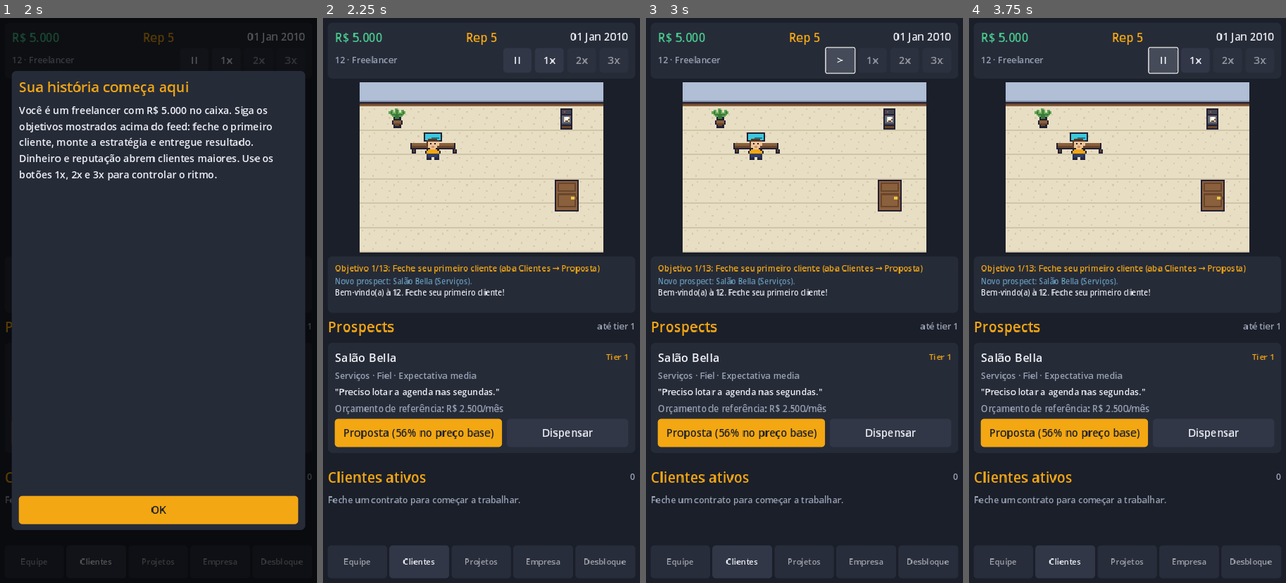
Above: before the commit, frames 1-4 (left to right).
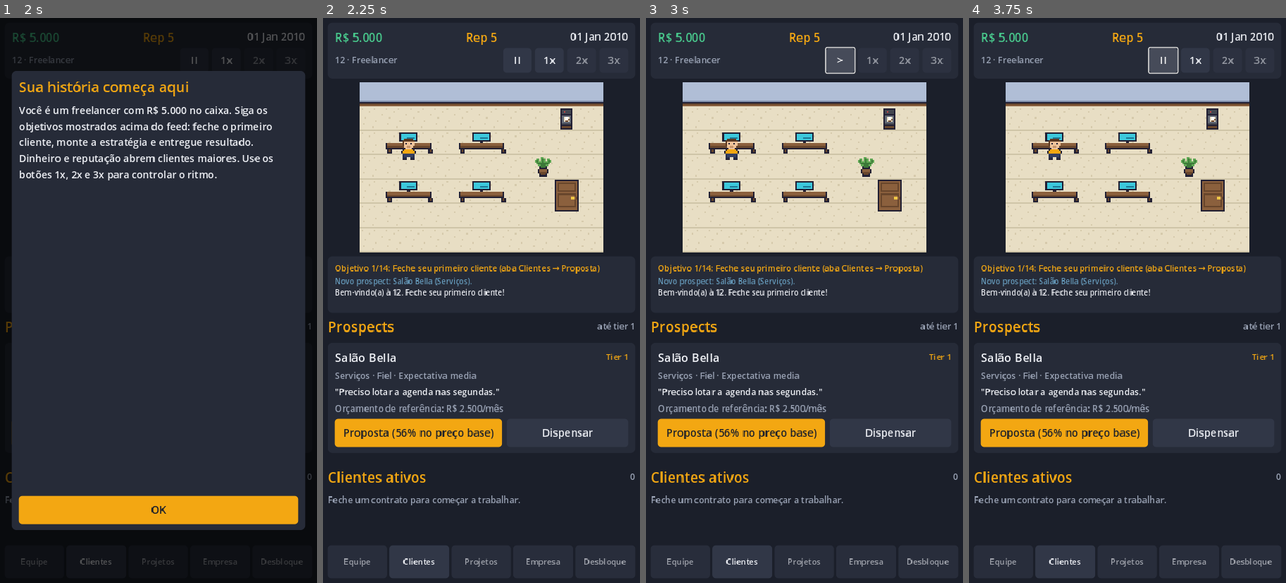
Above: after the commit, the same moments.

Repository: erikedusantanna/Growth-Story
Game: Godot game, scene res://src/ui/main.tscn
Same seed, same stepped clock (60 frames per second), same inputs: the game is played once before the commit and once after it.
Inputs (mouse positions are in pixels of both pictures, inside the frame that each line leads up to):
- Up to frame 1 (2 s): click (158, 317) at 0.52 s; type "12" at 0.6 s; click (158, 373) at 0.75 s; type "12" at 0.83 s; click "Novo jogo" at 1.25 s
- Up to frame 2 (2.25 s): click "OK" at 2 s
- Up to frame 3 (3 s): click "II" at 2.75 s
- Up to frame 4 (3.75 s): click ">" at 3.5 s

Frame 1 is identical in both runs. In frame 2, 1.6% of the frame differs, in the area x 18-72%, y 16-45%; in frame 3, 1.6%; in frame 4, 1.6%.

Commit message:
Escritório maior no início, ampliação visível na aba Equipe e APK gerado pelo GitHub
- Escritórios: 4 / 7 / 12 / 18 lugares (o primeiro cabe o fundador e mais 3);
  layouts com mesas para todos; reputação exigida 8 / 25 / 45
- Aba Equipe ganha uma faixa do escritório com lotação e botão de ampliar,
  destacada em vermelho quando lotado; mensagem de "lotado" aponta o caminho
- Objetivos: "tenha 3 pessoas" antes de "amplie o escritório"
- Workflow APK Android: baixa Godot e templates (com cache), prepara SDK e
  keystore de debug, exporta o APK e publica como artifact a cada push no
  main, em cada PR e sob demanda
- Ícones de launcher em pixel art (192 px e adaptativo 432 px) gerados por
  tools/gen_sprites.py e ligados ao preset
- README: seção "Instalar no celular"

Co-Authored-By: Claude Fable 5.1 <noreply@anthropic.com>
Claude-Session: https://claude.ai/code/session_01VHKpn2xx3REFSoFH9J4JN9

Diff:
--- a/data/objectives.json
+++ b/data/objectives.json
@@ -4,11 +4,12 @@
     {"id": "first_diagnosis", "text": "Faça um diagnóstico para descobrir o problema real do cliente", "type": "diagnoses", "value": 1},
     {"id": "first_project", "text": "Entregue sua primeira campanha", "type": "projects_done", "value": 1, "reward_money": 1000},
     {"id": "first_hire", "text": "Contrate a primeira pessoa da equipe", "type": "hires", "value": 1},
+    {"id": "team_3", "text": "Tenha 3 pessoas na equipe", "type": "employees", "value": 3},
     {"id": "first_training", "text": "Matricule alguém em um treinamento", "type": "trainings", "value": 1},
     {"id": "three_projects", "text": "Entregue 3 campanhas", "type": "projects_done", "value": 3, "reward_money": 1500},
     {"id": "first_unlock", "text": "Desbloqueie um novo serviço (aba Desbloqueios)", "type": "services_unlocked", "value": 4},
     {"id": "first_retainer", "text": "Feche um retainer com um cliente satisfeito", "type": "retainers", "value": 1, "reward_money": 2000},
-    {"id": "office_2", "text": "Mude para um escritório maior (aba Empresa)", "type": "office_level", "value": 2},
+    {"id": "office_2", "text": "Amplie o escritório (aba Equipe ou Empresa)", "type": "office_level", "value": 2},
     {"id": "rep_20", "text": "Alcance 20 de reputação e vire uma agência local", "type": "reputation", "value": 20, "reward_money": 3000},
     {"id": "five_star", "text": "Conquiste um case de sucesso (5 estrelas)", "type": "five_stars", "value": 1},
     {"id": "team_5", "text": "Tenha 5 pessoas na equipe", "type": "employees", "value": 5},
--- a/data/offices.json
+++ b/data/offices.json
@@ -1,20 +1,20 @@
 {
   "offices": [
-    {"level": 1, "name": "Quarto improvisado", "capacity": 2, "rent": 0, "upgrade_cost": 0, "rep_required": 0,
+    {"level": 1, "name": "Quarto improvisado", "capacity": 4, "rent": 0, "upgrade_cost": 0, "rep_required": 0,
      "width": 10, "height": 7,
-     "desks": [[2, 2]],
-     "props": [{"type": "coffee", "pos": [8, 1]}, {"type": "plant", "pos": [1, 1]}, {"type": "door", "pos": [8, 4]}]},
-    {"level": 2, "name": "Sala pequena", "capacity": 5, "rent": 1800, "upgrade_cost": 8000, "rep_required": 10,
+     "desks": [[1, 2], [4, 2], [1, 4], [4, 4]],
+     "props": [{"type": "coffee", "pos": [8, 1]}, {"type": "plant", "pos": [7, 3]}, {"type": "door", "pos": [8, 4]}]},
+    {"level": 2, "name": "Sala pequena", "capacity": 7, "rent": 1800, "upgrade_cost": 8000, "rep_required": 8,
      "width": 12, "height": 8,
-     "desks": [[1, 2], [4, 2], [7, 2], [1, 4], [4, 4]],
-     "props": [{"type": "coffee", "pos": [10, 1]}, {"type": "plant", "pos": [10, 3]}, {"type": "sofa", "pos": [8, 5]}, {"type": "door", "pos": [10, 5]}]},
-    {"level": 3, "name": "Escritório profissional", "capacity": 10, "rent": 5500, "upgrade_cost": 30000, "rep_required": 30,
+     "desks": [[1, 2], [4, 2], [7, 2], [1, 4], [4, 4], [7, 4], [1, 6]],
+     "props": [{"type": "coffee", "pos": [10, 1]}, {"type": "plant", "pos": [10, 3]}, {"type": "sofa", "pos": [7, 6]}, {"type": "door", "pos": [10, 5]}]},
+    {"level": 3, "name": "Escritório profissional", "capacity": 12, "rent": 5500, "upgrade_cost": 30000, "rep_required": 25,
      "width": 15, "height": 9,
-     "desks": [[1, 2], [4, 2], [7, 2], [10, 2], [1, 4], [4, 4], [7, 4], [10, 4], [1, 6], [4, 6]],
-     "props": [{"type": "coffee", "pos": [13, 1]}, {"type": "plant", "pos": [13, 3]}, {"type": "sofa", "pos": [9, 6]}, {"type": "plant", "pos": [12, 6]}, {"type": "door", "pos": [13, 6]}]},
-    {"level": 4, "name": "Escritório com departamentos", "capacity": 16, "rent": 14000, "upgrade_cost": 90000, "rep_required": 50,
+     "desks": [[1, 2], [4, 2], [7, 2], [10, 2], [1, 4], [4, 4], [7, 4], [10, 4], [1, 6], [4, 6], [7, 6], [10, 6]],
+     "props": [{"type": "coffee", "pos": [13, 1]}, {"type": "plant", "pos": [13, 3]}, {"type": "sofa", "pos": [12, 7]}, {"type": "door", "pos": [13, 4]}]},
+    {"level": 4, "name": "Escritório com departamentos", "capacity": 18, "rent": 14000, "upgrade_cost": 90000, "rep_required": 45,
      "width": 18, "height": 10,
-     "desks": [[1, 2], [4, 2], [7, 2], [10, 2], [13, 2], [1, 4], [4, 4], [7, 4], [10, 4], [13, 4], [1, 6], [4, 6], [7, 6], [10, 6], [13, 6], [1, 8]],
-     "props": [{"type": "coffee", "pos": [16, 1]}, {"type": "plant", "pos": [16, 3]}, {"type": "sofa", "pos": [12, 8]}, {"type": "coffee", "pos": [8, 8]}, {"type": "door", "pos": [16, 7]}]}
+     "desks": [[1, 2], [4, 2], [7, 2], [10, 2], [13, 2], [1, 4], [4, 4], [7, 4], [10, 4], [13, 4], [1, 6], [4, 6], [7, 6], [10, 6], [13, 6], [1, 8], [4, 8], [7, 8]],
+     "props": [{"type": "coffee", "pos": [16, 1]}, {"type": "plant", "pos": [16, 3]}, {"type": "sofa", "pos": [11, 8]}, {"type": "coffee", "pos": [14, 8]}, {"type": "door", "pos": [16, 6]}]}
   ]
 }
--- a/src/systems/employee_system.gd
+++ b/src/systems/employee_system.gd
@@ -138,7 +138,7 @@
 func can_hire(candidate: Employee) -> Dictionary:
 	var st: GameState = game.state
 	if st.employees.size() >= game.office.capacity():
-		return {"ok": false, "reason": "Escritório lotado. Faça um upgrade."}
+		return {"ok": false, "reason": "Escritório lotado. Amplie na faixa acima ou na aba Empresa."}
 	if st.money < candidate.salary:
 		return {"ok": false, "reason": "Caixa insuficiente para o primeiro salário."}
 	return {"ok": true, "reason": ""}
--- a/src/ui/screens/team_screen.gd
+++ b/src/ui/screens/team_screen.gd
@@ -6,6 +6,7 @@
 func build() -> void:
 	var st: GameState = Game.state
 	content.add_child(header("Equipe", "%d/%d lugares" % [st.employees.size(), Game.office.capacity()]))
+	content.add_child(_office_banner())
 	for e in st.employees:
 		content.add_child(_employee_card(e))
 	content.add_child(UIKit.spacer(4))
@@ -14,6 +15,37 @@
 		content.add_child(UIKit.muted("Nenhum candidato no momento. Novos currículos chegam todo mês."))
 	for c in st.candidates:
 		content.add_child(_candidate_card(c))
+
+
+## Faixa do escritório: mostra lotação e o caminho para ampliar sem precisar achar a aba Empresa.
+func _office_banner() -> PanelContainer:
+	var st: GameState = Game.state
+	var office := Game.office.current()
+	var full: bool = st.employees.size() >= Game.office.capacity()
+	var card := UIKit.card()
+	var v := UIKit.card_content(card)
+	var top := UIKit.hbox()
+	var name := UIKit.label("%s · %d/%d lugares" % [office.get("name", ""), st.employees.size(), Game.office.capacity()], 16, UIKit.COLOR_RED if full else UIKit.COLOR_MUTED)
+	name.size_flags_horizontal = Control.SIZE_EXPAND_FILL
+	top.add_child(name)
+	v.add_child(top)
+	var nxt := Game.office.next_level()
+	if nxt.is_empty():
+		v.add_child(UIKit.muted("Você já está no maior escritório disponível.", 13))
+		return card
+	if full:
+		v.add_child(UIKit.label("Escritório lotado. Amplie para contratar mais gente.", 14, UIKit.COLOR_RED, true))
+	var check := Game.office.can_upgrade()
+	var b := UIKit.button("Ampliar: %s (%s · %d lugares · rep %d)" % [nxt.name, UIKit.money(float(nxt.upgrade_cost)), int(nxt.capacity), int(nxt.rep_required)], func():
+		if Game.office.upgrade():
+			popups().show_info("Mudança feita!", "A agência agora está em %s. Cabem %d pessoas. O aluguel passa a %s/mês." % [nxt.name, int(nxt.capacity), UIKit.money(float(nxt.rent) * Game.state.rent_modifier)]), full)
+	b.disabled = not check.ok
+	v.add_child(b)
+	if not check.ok:
+		v.add_child(UIKit.label(check.reason, 13, UIKit.COLOR_RED))
+	else:
+		v.add_child(UIKit.muted("Aluguel passa a %s/mês." % UIKit.money(float(nxt.rent) * st.rent_modifier), 13))
+	return card
 
 
 func _employee_card(e: Employee) -> PanelContainer:
Binary file added: assets/icons/adaptive_background_432.png
Not shown, added: assets/icons/adaptive_background_432.png.import
Binary file added: assets/icons/adaptive_foreground_432.png
Not shown, added: assets/icons/adaptive_foreground_432.png.import
Binary file added: assets/icons/launcher_192.png
Not shown, added: assets/icons/launcher_192.png.import
Not shown, changed: export_presets.cfg
Not shown, added: .github/workflows/android.yml
Not shown, changed: README.md
Not shown, changed: tools/gen_sprites.py
